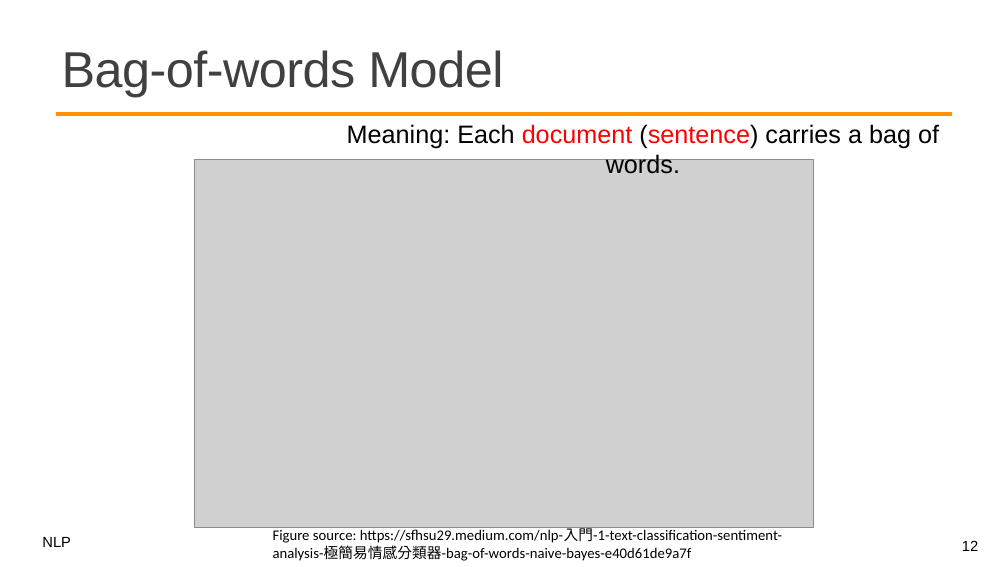
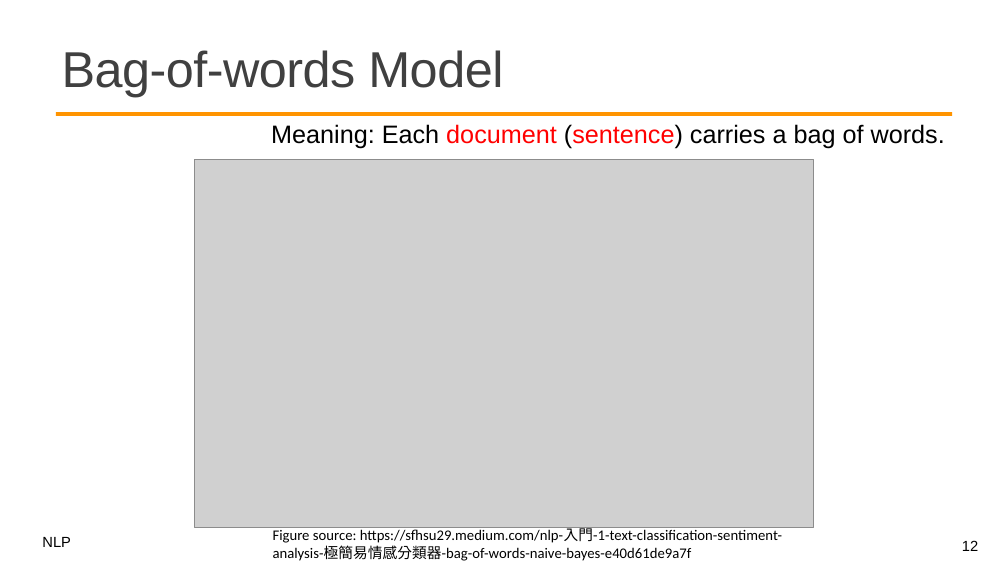
Before and after one commit to mcps5601/CGUNLP_2026_Spring, a slide deck: slide 12 of slides/w2_vectors_0302.pptx. Drawn at 1008x567 pixels with LibreOffice and Linux fonts; fonts in the diff are those of the drawing; grey boxes stand for pictures; background and template pictures are left out. Boxes give left, top, right and bottom in pixels: in the first picture for what was removed or moved away, otherwise in the second. Text is boxed around its words. In the diff, an @@ line names an element or a change of style, - is before the commit and + after.

```diff
--- a/slides/w2_vectors_0302.pptx
+++ b/slides/w2_vectors_0302.pptx
@@ text "Meaning: Each document (sentence) carries ..." rewrapped from (x1=347, y1=124, x2=939, y2=174) to (x1=271, y1=124, x2=945, y2=149) @@
```
Also in this commit, not shown: 7 other slides changed, 2 slides added, 3 slides removed, 1 other file.
